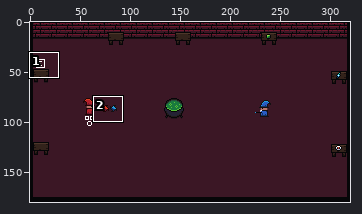
Two versions of one pixel-art file, assets/art/concept/concept.aseprite. Above, an overview of the earlier version with the close-up marked.
Close-up. Old version:
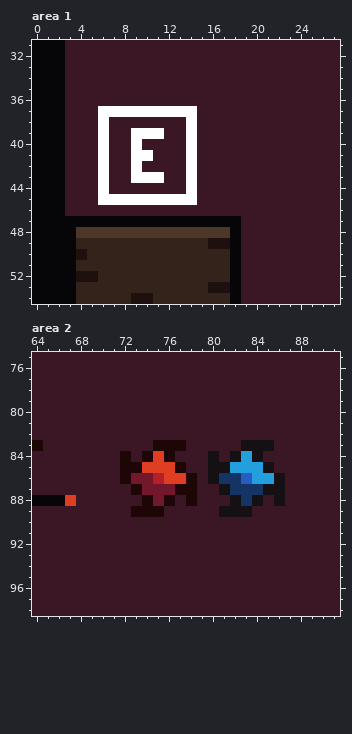
320x180 pixels, 1 frame. Colours within 5 levels of each other are drawn and written as one. Shown: area 1: x 0..27, y 31..54; area 2: x 64..91, y 75..98.
And afterwards:
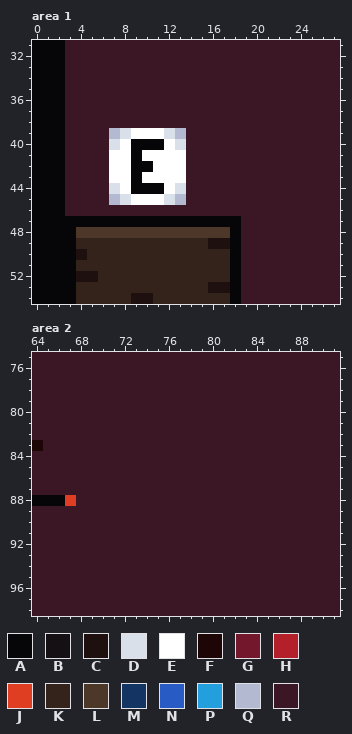
Palette (. is transparent): A #060608  B #141013  C #1d100f  D #dae0ea  E #ffffff  F #1f0606  G #73172d  H #b4202a  J #df3e23  K #33231b  L #4d3729  M #143464  N #285cc4  P #249fde  Q #b3b9d1  R #3b1725
What changed:
layer "Abilities" now hidden
Area 1, layers "UI", "Ingredients":
y 37: x 6..14 EEEEEEEEE -> RRRRRRRRR
y 38: x 6 E -> R; x 14 E -> R
y 39: x 6..8 ERR -> RQD; x 12..14 RRE -> DQR
y 40: x 6..14 ERRERRRRE -> RDEAAAEDR
y 41: x 6..9 ERRE -> REEA; x 11..14 RRRE -> EEER
y 42: x 6..14 ERRERRRRE -> REEAAEEER
y 43: x 6..9 ERRE -> REEA; x 12..14 RRE -> EER
y 44: x 6..14 ERRRRRRRE -> RDEAAAEDR
y 45: x 6..8 EEE -> RQD; x 12..14 EEE -> DQR
Area 2:
y 83: x 75..77 FFF -> RRR; x 83..85 BBB -> RRR
y 84: x 72 F -> R; x 74..76 FJF -> RRR; x 80 B -> R; x 82..84 BPB -> RRR
y 85: x 72..77 FFJJJF -> RRRRRR; x 80..85 BBPPPB -> RRRRRR
y 86: x 72..78 FGGHJJF -> RRRRRRR; x 80..86 BMMNPPB -> RRRRRRR
y 87: x 73..78 FGGGFF -> RRRRRR; x 81..86 BMMMBB -> RRRRRR
y 88: x 74..76 FGF -> RRR; x 78 F -> R; x 82..84 BMB -> RRR; x 86 B -> R
y 89: x 73..75 FFF -> RRR; x 81..83 BBB -> RRR
Changed places in both close-ups, as pixel boxes (x1, y1, x2, y2):
changed: (98, 106, 197, 205)
changed: (120, 440, 285, 517)
